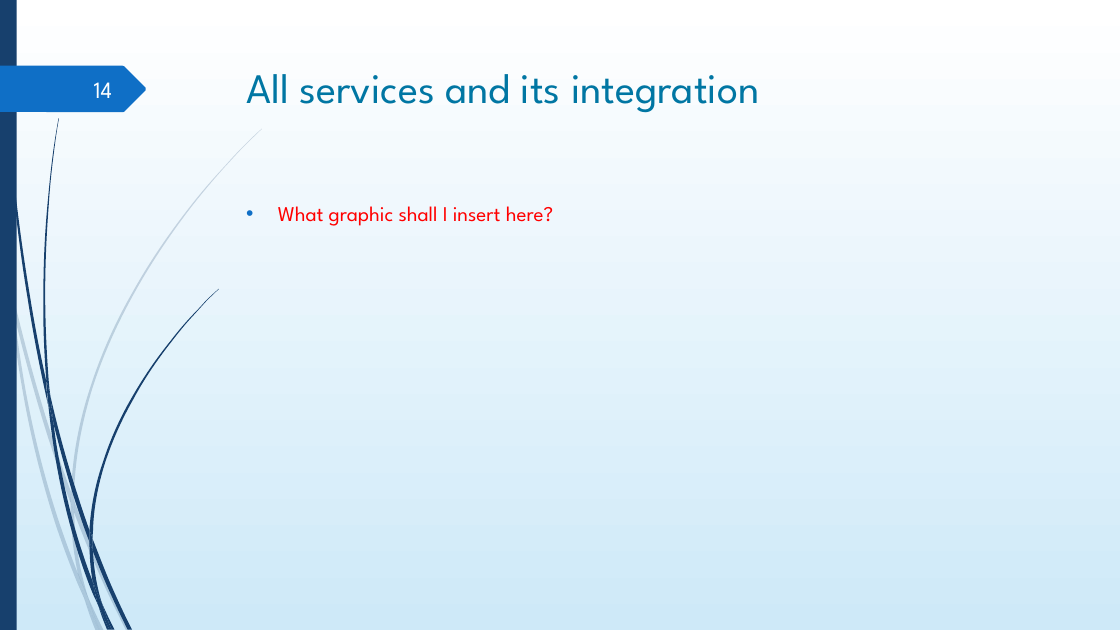
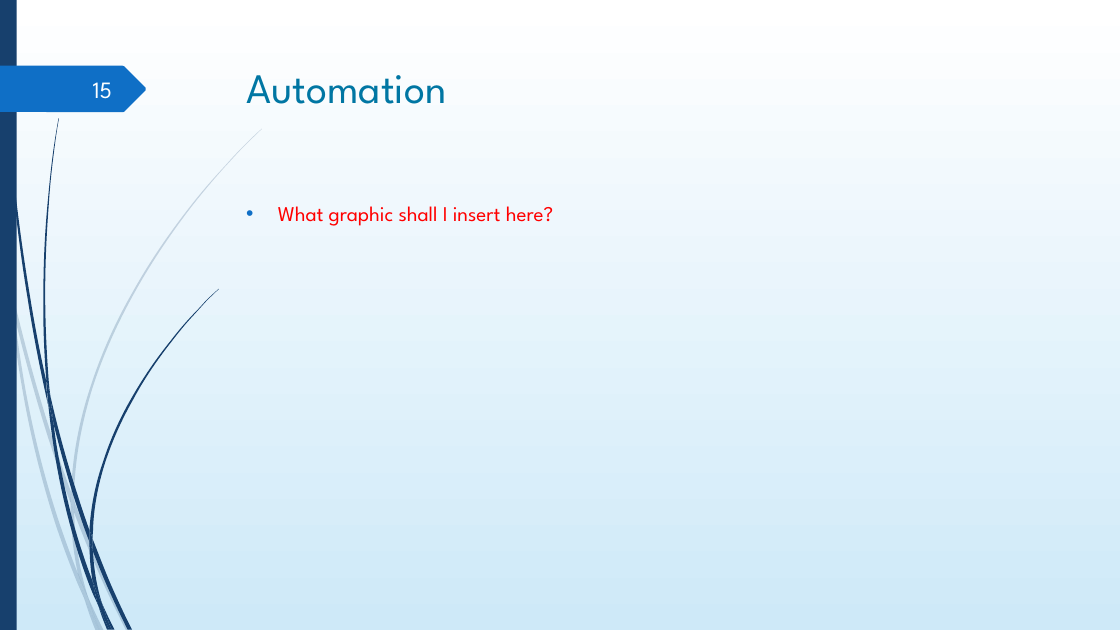
Before and after one commit to DigiBP/digibp-monterosa, a slide deck: slide 15 of Submission Documents/DBP_presentation.pptx (slide 14 before the commit). Drawn at 1120x630 pixels with LibreOffice and Linux fonts; fonts in the diff are those of the drawing; background and template pictures are left out. Boxes give left, top, right and bottom in pixels: in the first picture for what was removed or moved away, otherwise in the second. Text is boxed around its words. In the diff, an @@ line names an element or a change of style, - is before the commit and + after.

```diff
--- a/Submission Documents/DBP_presentation.pptx
+++ b/Submission Documents/DBP_presentation.pptx
@@ page number at bbox=[93, 82, 112, 99]: text changed @@
-14
+15
@@ title at bbox=[247, 75, 447, 104]: text changed @@
-All services and its integration
+Automation
```
Also in this commit, not shown: 4 other slides changed, 2 slides added.
